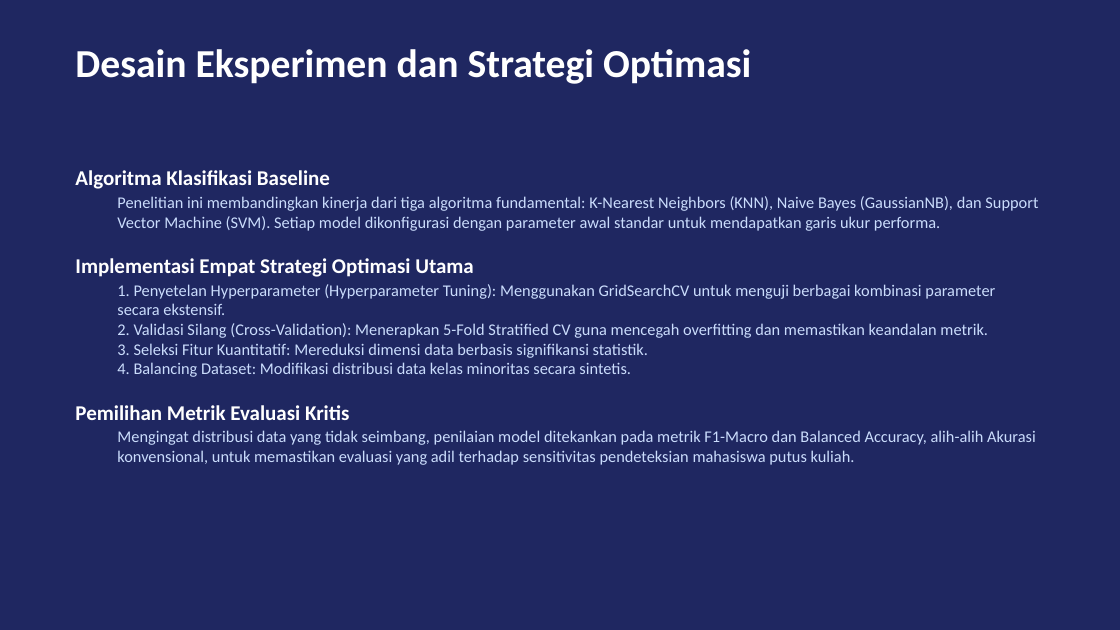
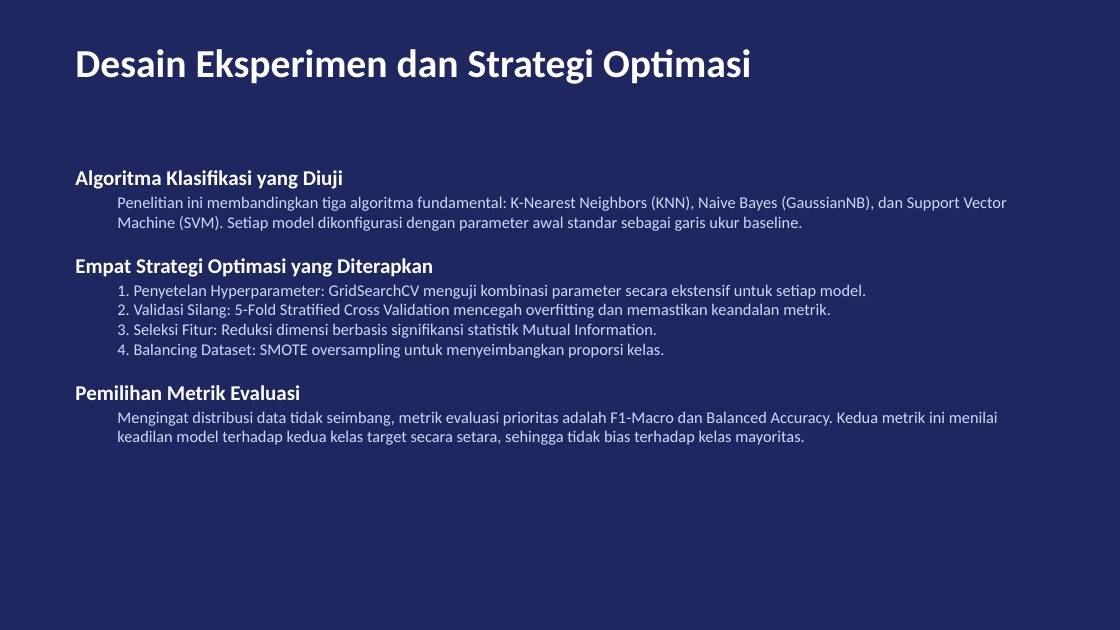
Before and after one commit to hafizmuzani011-collab/uas-ml-kelulusan, a slide deck: slide 4 of presentation/presentasi_uas_ml.pptx. Drawn at 1120x630 pixels with LibreOffice and Linux fonts; fonts in the diff are those of the drawing. Boxes give left, top, right and bottom in pixels: in the first picture for what was removed or moved away, otherwise in the second. Text is boxed around its words. In the diff, an @@ line names an element or a change of style, - is before the commit and + after.

```diff
--- a/presentation/presentasi_uas_ml.pptx
+++ b/presentation/presentasi_uas_ml.pptx
@@ text at bbox=[75, 170, 1007, 445]: text changed @@
-Algoritma Klasifikasi Baseline
-  Penelitian ini membandingkan kinerja dari tiga algoritma fundamental: K-Nearest Neighbors (KNN), Naive Bayes (GaussianNB), dan Support Vector Machine (SVM). Setiap model dikonfigurasi dengan parameter awal standar untuk mendapatkan garis ukur performa.
-Implementasi Empat Strategi Optimasi Utama
-  1. Penyetelan Hyperparameter (Hyperparameter Tuning): Menggunakan GridSearchCV untuk menguji berbagai kombinasi parameter secara ekstensif.
-  2. Validasi Silang (Cross-Validation): Menerapkan 5-Fold Stratified CV guna mencegah overfitting dan memastikan keandalan metrik.
-  3. Seleksi Fitur Kuantitatif: Mereduksi dimensi data berbasis signifikansi statistik.
-  4. Balancing Dataset: Modifikasi distribusi data kelas minoritas secara sintetis.
-Pemilihan Metrik Evaluasi Kritis
-  Mengingat distribusi data yang tidak seimbang, penilaian model ditekankan pada metrik F1-Macro dan Balanced Accuracy, alih-alih Akurasi konvensional, untuk memastikan evaluasi yang adil terhadap sensitivitas pendeteksian mahasiswa putus kuliah.
+Algoritma Klasifikasi yang Diuji
+  Penelitian ini membandingkan tiga algoritma fundamental: K-Nearest Neighbors (KNN), Naive Bayes (GaussianNB), dan Support Vector Machine (SVM). Setiap model dikonfigurasi dengan parameter awal standar sebagai garis ukur baseline.
+Empat Strategi Optimasi yang Diterapkan
+  1. Penyetelan Hyperparameter: GridSearchCV menguji kombinasi parameter secara ekstensif untuk setiap model.
+  2. Validasi Silang: 5-Fold Stratified Cross Validation mencegah overfitting dan memastikan keandalan metrik.
+  3. Seleksi Fitur: Reduksi dimensi berbasis signifikansi statistik Mutual Information.
+  4. Balancing Dataset: SMOTE oversampling untuk menyeimbangkan proporsi kelas.
+Pemilihan Metrik Evaluasi
+  Mengingat distribusi data tidak seimbang, metrik evaluasi prioritas adalah F1-Macro dan Balanced Accuracy. Kedua metrik ini menilai keadilan model terhadap kedua kelas target secara setara, sehingga tidak bias terhadap kelas mayoritas.
```
Also in this commit, not shown: 9 other slides changed, 3 other files.
